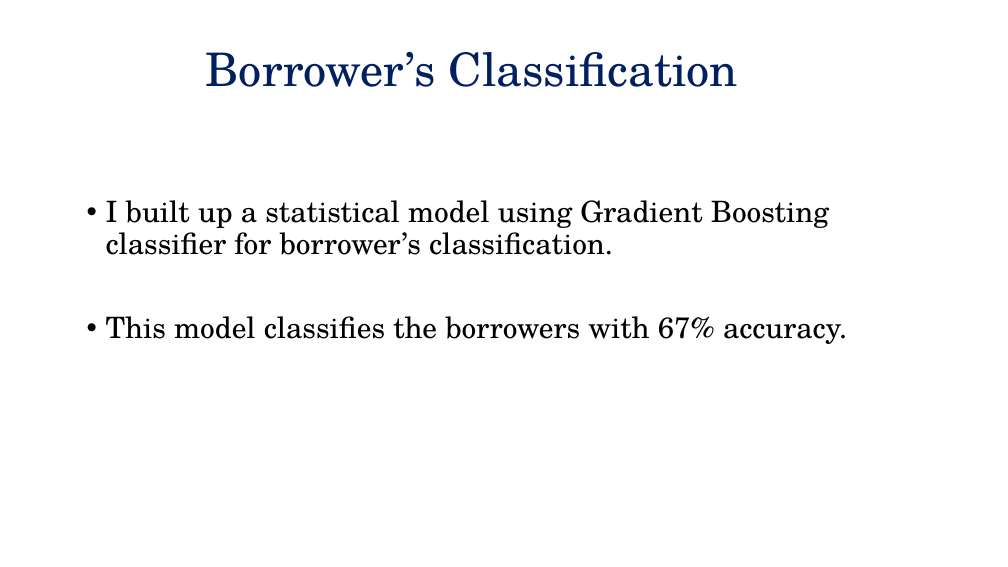
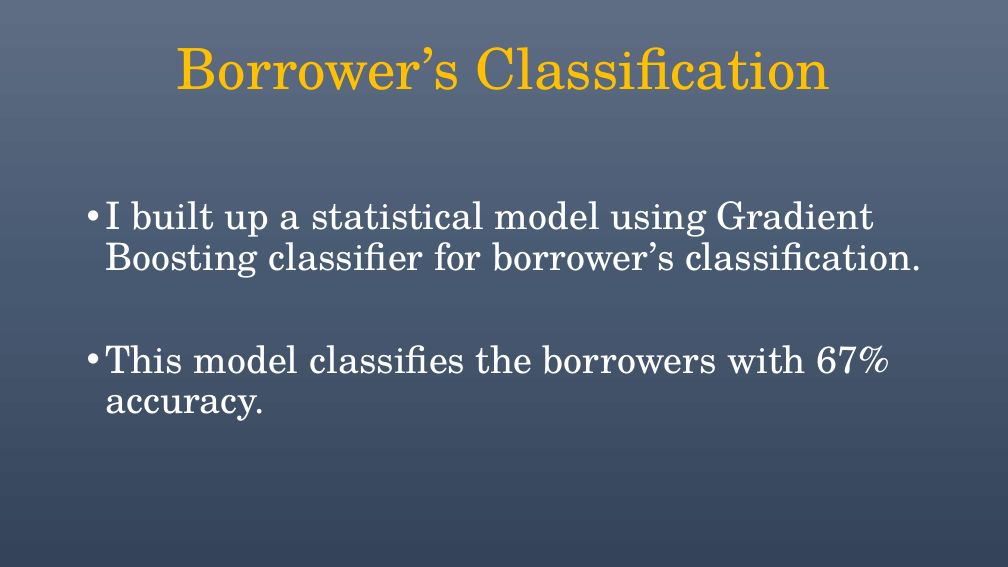
Before and after one commit to lekhnath12/CAPSTONE_II, a slide deck: slide 13 of Slide Deck.pptx. Drawn at 1008x567 pixels with LibreOffice and Linux fonts; fonts in the diff are those of the drawing. Boxes give left, top, right and bottom in pixels: in the first picture for what was removed or moved away, otherwise in the second. Text is boxed around its words. In the diff, an @@ line names an element or a change of style, - is before the commit and + after.

```diff
--- a/Slide Deck.pptx
+++ b/Slide Deck.pptx
@@ background #FFFFFF to gradient #5E6D85 to #495A73 to #35445A @@
@@ text "Borrower’s Classification": place and size @@
-text "Borrower’s Classification" at box(206, 51, 738, 87)
+text "Borrower’s Classification" at box(177, 47, 830, 90)
@@ text "Borrower’s Classification" at box(177, 47, 830, 90): size 44 to 54 pt, text colour #002060 to #FFC000 @@
@@ text "I built up a statistical ..." at box(106, 201, 922, 421): size 28 to 36 pt, text colour #000000 to #FFFFFF @@
```
Also in this commit, not shown: 15 other slides changed.
